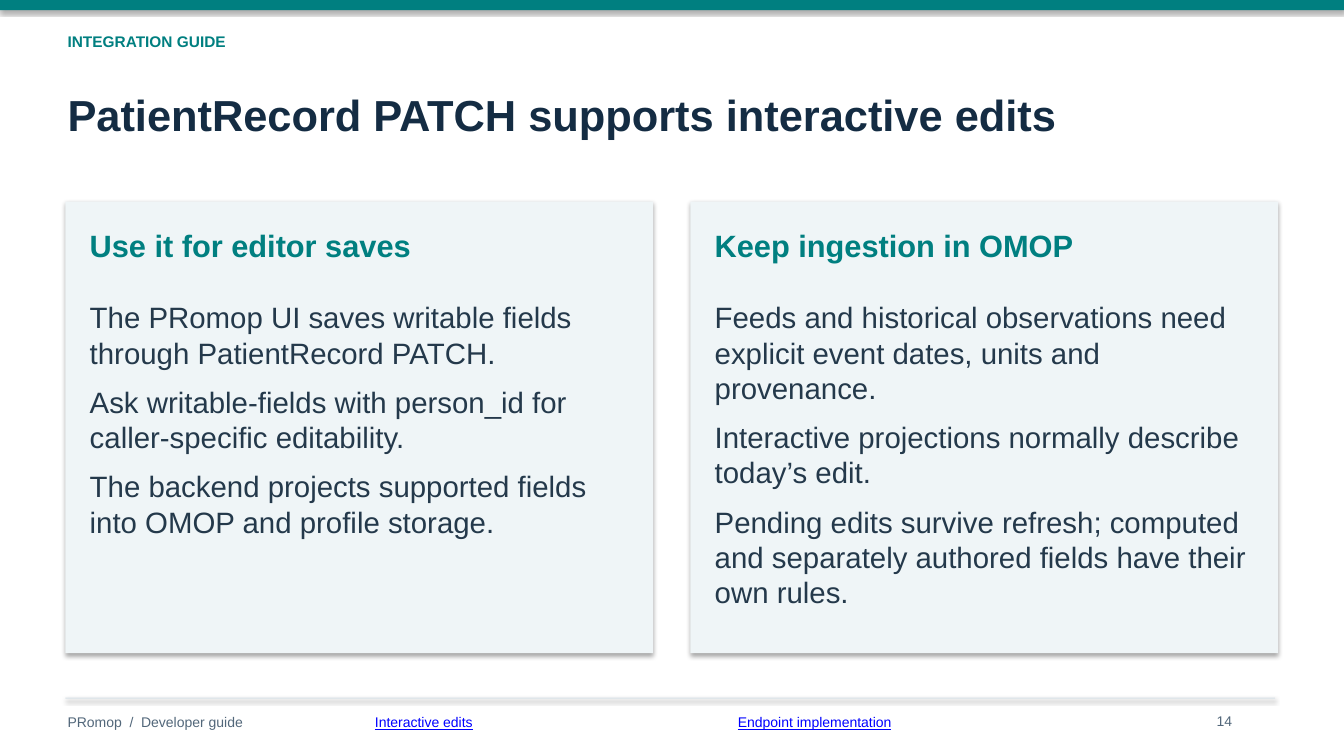
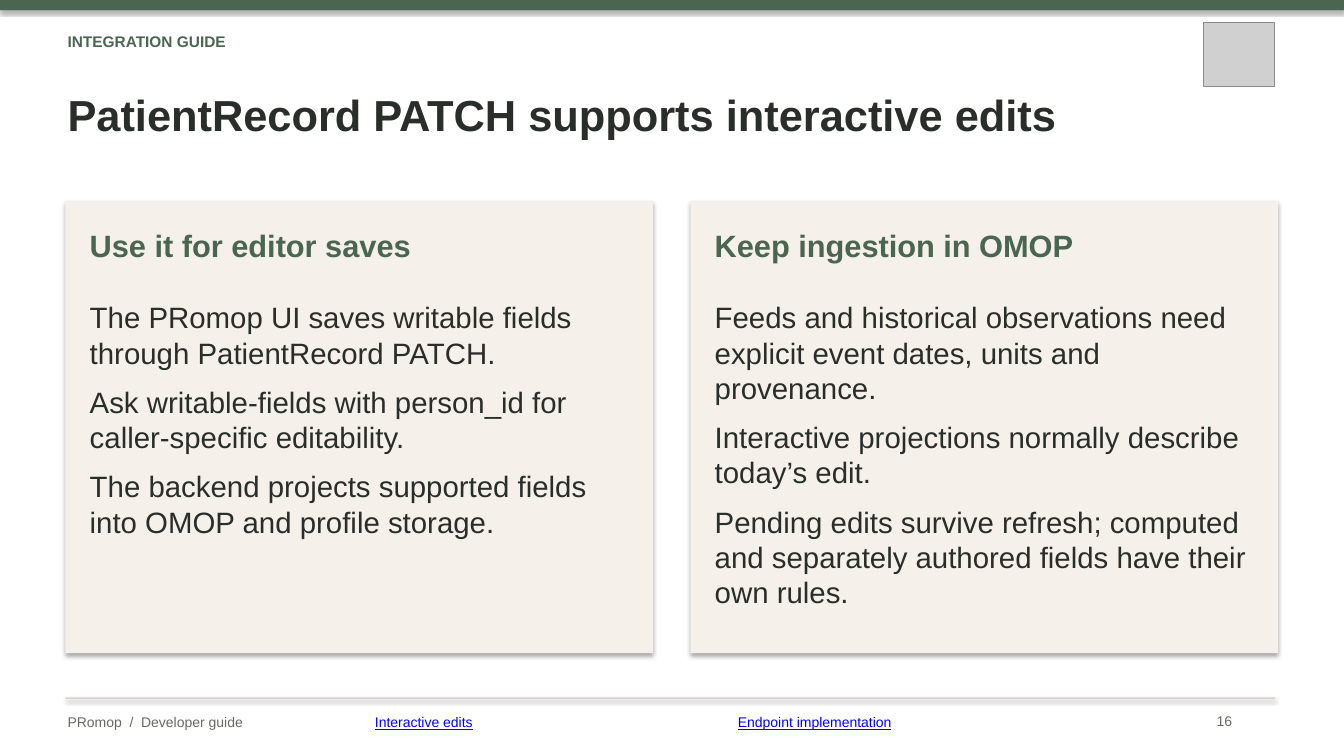
Before and after one commit to healthkey-ai/promop, a slide deck: slide 16 of PRomop_Developer_Guide.pptx (slide 14 before the commit). Drawn at 1344x756 pixels with LibreOffice and Linux fonts; fonts in the diff are those of the drawing; grey boxes stand for pictures. Boxes give left, top, right and bottom in pixels: in the first picture for what was removed or moved away, otherwise in the second. Text is boxed around its words. In the diff, an @@ line names an element or a change of style, - is before the commit and + after.

Commit message:
docs: refresh developer guide branding and architecture [skip ci]

```diff
--- a/PRomop_Developer_Guide.pptx
+++ b/PRomop_Developer_Guide.pptx
@@ rectangle at (0,0,1344,10): fill #007F80 to #4A6650 @@
@@ picture added at (1204,22,1274,87) @@
@@ text colour #007F80 to #4A6650 in 3 elements at (90,234,410,258), (715,234,1073,263), (68,36,226,47) @@
@@ text "PatientRecord PATCH supports interactive edits" at (68,99,1056,139): text colour #142C43 to #2A2E2A @@
@@ rectangle at (66,202,653,653): fill #EFF5F7 to #F5F0EA @@
@@ rectangle at (691,202,1278,653): fill #EFF5F7 to #F5F0EA @@
@@ text "The PRomop UI saves writable ..." at (90,306,587,539): text colour #24394B to #2A2E2A @@
@@ text "Feeds and historical observations need ..." at (715,306,1245,604): text colour #24394B to #2A2E2A @@
@@ text "PRomop / Developer guide" at (68,717,243,730): text colour #52677A to #656B63 @@
@@ rectangle at (66,698,1275,699): fill #D7E1E7 to #C9BFB0 @@
@@ text at (1217,716,1233,726): text changed; text colour #52677A to #656B63 @@
-14
+16
```
Also in this commit, not shown: 26 other slides changed, 3 slides added.
